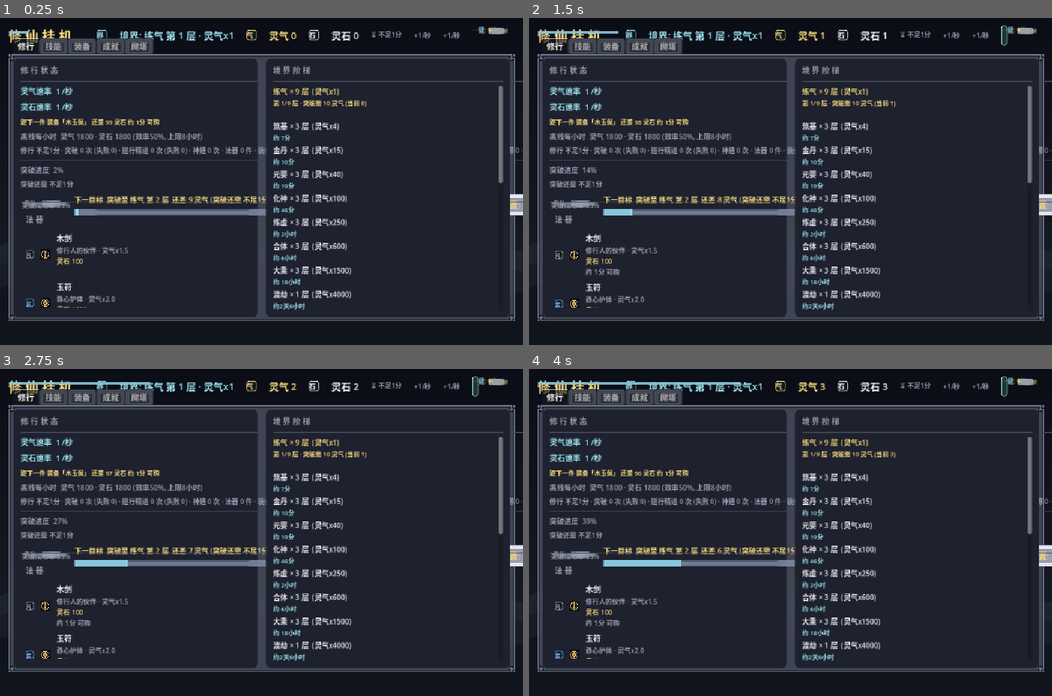
Above: before the commit, frames 1-4 (two rows, left to right).
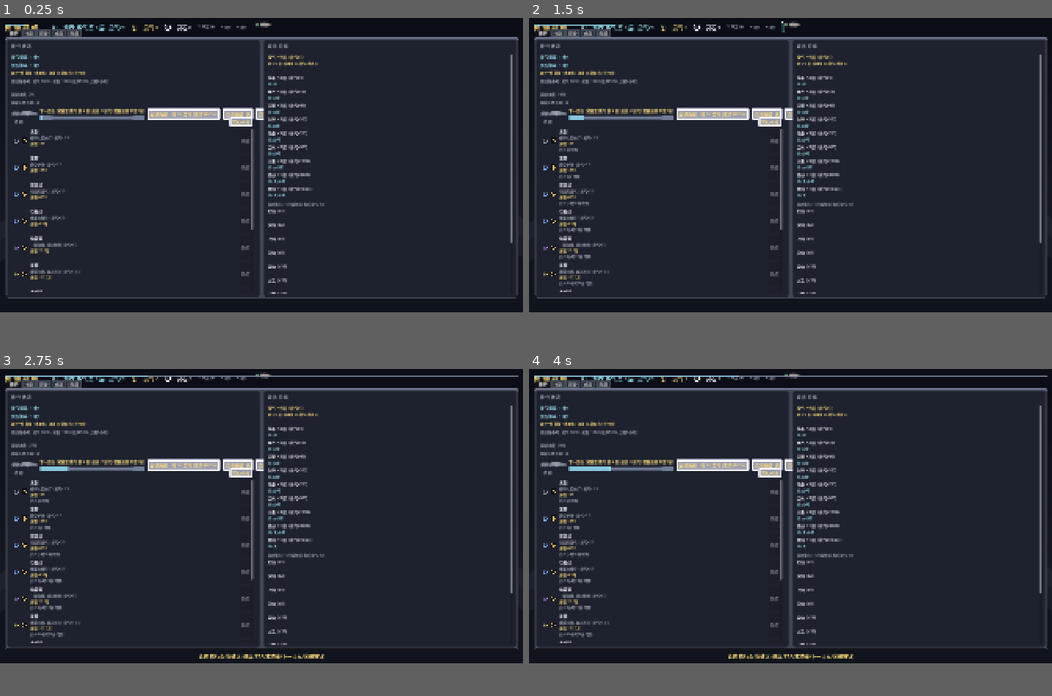
Above: after the commit, the same moments.

Repository: playerss/xiuxian-idle-godot
Game: Godot game, scene res://scenes/main.tscn
The game is run twice, just before and just after one commit, with the same random seed, the same clock (stepped at 60 frames per second) and the same inputs.
Inputs (mouse positions are in pixels of both pictures, inside the frame that each line leads up to):
- Up to frame 1 (0.25 s): no input
- Up to frame 2 (1.5 s): click (1004, 34) at 0.52 s; click (780, 27) at 1.27 s
- Up to frame 3 (2.75 s): click "领悟 11" at 2 s
- Up to frame 4 (4 s): click "神通 6" at 2.75 s; click "施展" at 3.5 s
In our replay, the window is 800x500 before the commit and 800x450 after it. These sizes can differ from the game's own. Grey fills any space a smaller window leaves; there, only what the larger window draws over its background counts as a difference.

The runs differ from the first frame. In frame 1, 19% of the frame differs, in the area x 1-100%, y 1-93%; in frame 2, 19%; in frame 3, 20%; in frame 4, 20%.

Commit message:
fix(机器试玩): 试玩首轮 2 处真修 + 试玩工具链 - project.godot 视口 1024x640->1920x1080 (UI 按 1920 设计, 小窗口下左列溢出把突破按钮推出可视区被右面板盖住, 真实窗口点击无响应) - main.gd 统计行 Label 加 autowrap+限宽 (stats 段数增多后单行 2261px 撑爆 2 倍左列, 同根因) - playtest_bot/seed/diag: 真实窗口 鼠标事件 点 UI + 类人节奏 三阶段挂机观测 (headless 测试盲区, 仅真实渲染/输入可测) 基线: selftest 11328 / stress 646 / ui_test 4418 / 冒烟 0 错

Diff:
--- a/project.godot
+++ b/project.godot
@@ -15,8 +15,8 @@
 
 [display]
 
-window/size/viewport_width=1024
-window/size/viewport_height=640
+window/size/viewport_width=1920
+window/size/viewport_height=1080
 window/stretch/mode="canvas_items"
 
 [gui]
--- /dev/null
+++ b/scenes/playtest_diag.tscn
@@ -0,0 +1,6 @@
+[gd_scene load_steps=2 format=3]
+
+[ext_resource type="Script" path="res://scripts/playtest_diag.gd" id="1_diag"]
+
+[node name="Diag" type="Node"]
+script = ExtResource("1_diag")
--- /dev/null
+++ b/scenes/playtest_run.tscn
@@ -0,0 +1,6 @@
+[gd_scene load_steps=2 format=3]
+
+[ext_resource type="Script" path="res://scripts/playtest_bot.gd" id="1_bot"]
+
+[node name="PlaytestBot" type="Node"]
+script = ExtResource("1_bot")
--- a/scripts/main.gd
+++ b/scripts/main.gd
@@ -928,7 +928,13 @@
 	_offline_tip = GameData.offline_preview_tip()
 	_offline_label.tooltip_text = _offline_tip_static + _offline_tip
 	# 打磨-14: 修行统计 (累计时长/突破/道行精进/神通/法器/装备, 持久化)
+	# 机器试玩修复: 统计行 随 打磨 段数 增多 变长, 若不 换行/限宽 会 把 左列 撑爆
+	# (曾 实测 2261px > 窗口 972px, 把 突破按钮 推入 右面板 底下 不可点),
+	# 现 限 可用宽 自动 换行 (text_overrun 省略 兜底 单段 超长)。
 	_stats_label = _label("", 13, DIM)
+	_stats_label.size_flags_horizontal = Control.SIZE_EXPAND_FILL
+	_stats_label.autowrap_mode = TextServer.AUTOWRAP_WORD_SMART
+	_stats_label.text_overrun_behavior = TextServer.OVERRUN_TRIM_ELLIPSIS
 	left.add_child(_stats_label)
 	_stats_label.tooltip_text = "修行统计自开荒起累计, 存档保存。\n突破: 境界层数成功次数 (含飞升; 括号内为 突破 失败 次数, 打磨-158)。\n道行精进: 飞升后道行阶段成功次数 (括号内为 道行 …(1955 unchanged characters)…
 	left.add_child(_sep())
--- /dev/null
+++ b/scripts/playtest_bot.gd
@@ -0,0 +1,236 @@
+extends Node
+## 机器试玩 bot：真实窗口渲染 + 真实鼠标事件点 UI + 类人节奏，长时间挂机观测。
+## 用法: DISPLAY=:99 ~/bin/godot --path . res://scenes/playtest_run.tscn
+## 离线模式: PLAYTEST_MODE=offline 时只跑 30 秒观测读档离线收益。
+## 输出: user://playtest/ (log.csv, shots/, results.json / offline.json)
+
+const TOTAL_SEC_DEFAULT := 1500.0  # 试玩总时长 (25 分钟)
+var _total_sec := TOTAL_SEC_DEFAULT   # PLAYTEST_SEC env 可覆盖
+const SNAP_EVERY := 5.0          # 快照采样间隔
+const SHOT_EVERY := 60.0         # 截图间隔
+const OUT_DIR := "user://playtest"
+
+var ui: Node = null
+var t := 0.0
+var _next_act := 5.0
+var _act_turn := 0
+var _next_shot := 3.0
+var _next_snap := 3.0
+var _clicks := 0
+var _fails: Array[String] = []
+var _shot_n := 0
+var _offline_mode := false
+var _plan_order: Array[String] = [
+	"TAB1", "一键领悟", "一键施展",
+	"TAB2", "一键购买", "一键最佳",
+	"TAB0", "突破", "TAB1", "一键神通",
+	"TAB4", "挑战", "TAB0",
+	"TAB3", "TAB0", "TAB4",
+]
+var _loiter_order: Array[String] = ["TAB1", "TAB2", "TAB4", "TAB0", "突破"]
+var _autos_set := false
+
+
+func _ready() -> void:
+	randomize()
+	seed(1337)
+	var sec_env: String = OS.get_environment("PLAYTEST_SEC")
+	if sec_env.is_valid_int():
+		_total_sec = maxf(30.0, float(sec_env.to_int()))
+	_offline_mode = OS.get_environment("PLAYTEST_MODE") == "offline"
+	DirAccess.make_dir_recursive_absolute(OUT_DIR)
+	DirAccess.make_dir_recursive_absolute(OUT_DIR + "/shots")
+	var main_sc := load("res://scenes/main.tscn")
+	ui = main_sc.instantiate()
+	add_child(ui)
+	if _offline_mode:
+		await get_tree().create_timer(30.0).timeout
+		_write_offline_json()
+		_take_shot("offline")
+		get_tree().quit()
+		return
+	var f := FileAccess.open(OUT_DIR + "/log.csv", FileAccess.WRITE)
+	if f:
+		f.store_line("t,fps,essence,stones,dao,ascended,realm,layer,play_sec,primary_gain,stone_gain,primary_spent,stone_spent,break_ok,break_fail,tower_win,tower_loss,tower_stone,skill_learn,item_buy,equip_buy,affix_drop,mat_gain,mat_spent")
+		f.close()
+	get_tree().create_timer(_total_sec).timeout.connect(_finish)
+
+
+func _process(_delta: float) -> void:
+	t += _delta
+	if _offline_mode:
+		return
+	if t >= _next_snap:
+		_next_snap += SNAP_EVERY
+		_snapshot()
+	if t >= _next_shot:
+		_next_shot += SHOT_EVERY
+		_take_shot("run")
+	if t >= _next_act:
+		_schedule_action()
+
+
+func _schedule_action() -> void:
+	var p1 := _total_sec * 0.12   # 阶段1 纯挂机观察
+	var p2 := _total_sec * 0.52   # 阶段2 点按钮巡游
+	if t < p1:
+		_next_act = t + randf_range(4.0, 8.0)
+		return
+	if t < p2:
+		_next_act = t + randf_range(3.0, 9.0)
+		_act(_plan_order[_act_turn % _plan_order.size()])
+		_act_turn += 1
+	else:
+		_next_act = t + randf_range(10.0, 20.0)
+		if not _autos_set:
+			for a in ["自动领悟", "自动施展", "自动爬塔", "自动购置", "自动突破"]:
+				_click_named(a)
+			_autos_set = true
+		else:
+			_act(_loiter_order[_act_turn % 5])
+			_act_turn += 1
+
+
+func _act(step: String) -> void:
+	if step == "TAB0":
+		_click_tab(0)
+	elif step == "TAB1":
+		_click_tab(1)
+	elif step == "TAB2":
+		_click_tab(2)
+	elif step == "TAB3":
+		_click_tab(3)
+	elif step == "TAB4":
+		_click_tab(4)
+	elif step == "突破":
+		_click_named("尝试突破")
+	else:
+		_click_named(step)
+
+
+func _finish() -> void:
+	var g: Node = get_node("/root/GameData")
+	g.save_game()
+	var res := {
+		"seconds": t, "clicks": _clicks, "fails": _fails,
+		"essence": g.essence, "stones": g.stones, "dao": g.dao, "ascended": g.ascended,
+		"realm": g.realm_idx, "layer": g.layer, "stats": g.stats,
+		"owned": g.owned.size(), "shots": _shot_n,
+	}
+	var f := FileAccess.open(OUT_DIR + "/results.json", FileAccess.WRITE)
+	if f:
+		f.store_string(JSON.stringify(res, "  "))
+		f.close()
+	print("PLAYTEST_DONE clicks=%d fails=%d" % [_clicks, _fails.size()])
+	get_tree().quit()
+
+
+# ---------- 真实输入：经 viewport.push_input 走 UI 命中测试 ----------
+
+func _hover(pos: Vector2) -> void:
+	var m := InputEventMouseMotion.new()
+	m.position = pos
+	m.global_position = pos
+	get_viewport().push_input(m)
+
+
+func _click_at(pos: Vector2) -> void:
+	_hover(pos + Vector2(randf_range(-2.0, 2.0), randf_range(-2.0, 2.0)))
+	var d := InputEventMouseButton.new()
+	d.button_index = MOUSE_BUTTON_LEFT
+	d.position = pos
+	d.global_position = pos
+	d.pressed = true
+	get_viewport().push_input(d)
+	var u := d.duplicate() as InputEventMouseButton
+	u.pressed = false
+	get_viewport().push_input(u)
+	_clicks += 1
+
+
+func _is_on_screen(n: Node) -> bool:
+	var p: Node = n
+	while p != null and p != ui:
+		if not (p as CanvasItem).is_visible_in_tree():
+			return false
+		p = p.get_parent()
+	return (n as Control).get_global_rect().size.x > 3
+
+
+func _all_buttons(n: Node, out: Array) -> void:
+	for c in n.get_children():
+		if c is Button:
+			out.append(c)
+		_all_buttons(c, out)
+
+
+func _click_named(prefix: String) -> void:
+	var btns: Array = []
+	_all_buttons(ui, btns)
+	for b in btns:
+		if not is_instance_valid(b) or not b.enabled or not _is_on_screen(b):
+			continue
+		if String(b.text).strip_edges().begins_with(prefix):
+			var g: Rect2 = (b as Control).get_global_rect()
+			if g.size.x < 3 or g.size.y < 3:
+				continue
+			_click_at(g.position + g.size * 0.5)
+			return
+	# 按钮存在但不可见/禁用不算 bug，静默跳过
+
+
+func _click_tab(i: int) -> void:
+	var tab: TabContainer = ui._tab
+	var tb: TabBar = tab.get_tab_bar()
+	var r: Rect2 = Rect2(tb.get_tab_rect(i))
+	var pos: Vector2 = tb.get_global_position() + r.position + r.size * 0.5
+	_click_at(pos)
+
+
+# ---------- 观测 ----------
+
+func _snapshot() -> void:
+	var g: Node = get_node("/root/GameData")
+	var st: Dictionary = g.stats
+	var row := [
+		str(int(t)), str(Engine.get_frames_per_second()),
+		str(g.essence), str(g.stones), str(g.dao), str(g.ascended), str(g.realm_idx), str(g.layer),
+		str(st.get("play_sec", 0)), str(st.get("primary_gain", 0)), str(st.get("stone_gain", 0)),
+		str(st.get("primary_spent", 0)), str(st.get("stone_spent", 0)),
+		str(st.get("break_ok", 0)), str(st.get("break_fail", 0)),
+		str(st.get("tower_win", 0)), str(st.get("tower_loss", 0)), str(st.get("tower_total_stone", 0)),
+		str(st.get("skill_learn", 0)), str(st.get("item_buy", 0)), str(st.get("equip_buy", 0)),
+		str(st.get("affix_drop", 0)), str(st.get("mat_gain", 0)), str(st.get("mat_spent", 0)),
+	]
+	var f := FileAccess.open(OUT_DIR + "/log.csv", FileAccess.READ_WRITE)
+	if f:
+		f.seek_end()
+		f.store_line(",".join(row))
+		f.close()
+
+
+func _take_shot(tag: String) -> void:
+	await RenderingServer.frame_post_draw
+	var img: Image = get_window().get_texture().get_image()
+	_shot_n += 1
+	var name := "%s_%04d.png" % [tag, int(t)]
+	var err := img.save_png(OUT_DIR + "/shots/" + name)
+	if err != OK:
+		_fails.append("shot err %d" % err)
+
+
+func _write_offline_json() -> void:
+	var g: Node = get_node("/root/GameData")
+	var d := {
+		"offline_sec": g._offline_sec, "qi": g._offline_qi, "stone": g._offline_stone,
+		"essence": g.essence, "stones": g.stones,
+		"stats_offline_qi": g.stats.get("offline_total_qi", 0),
+		"stats_offline_stone": g.stats.get("offline_total_stone", 0),
+		"stats_offline_sec": g.stats.get("offline_total_sec", 0),
+		"play_sec": g.stats.get("play_sec", 0),
+	}
+	var f := FileAccess.open(OUT_DIR + "/offline.json", FileAccess.WRITE)
+	if f:
+		f.store_string(JSON.stringify(d))
+		f.close()
+	print("PLAYTEST_OFFLINE " + JSON.stringify(d))
--- /dev/null
+++ b/scripts/playtest_diag.gd
@@ -0,0 +1,20 @@
+extends Node
+var ui: Node = null
+
+
+func _ready() -> void:
+	var main_sc := load("res://scenes/main.tscn")
+	ui = main_sc.instantiate()
+	add_child(ui)
+	await get_tree().process_frame
+	await get_tree().create_timer(0.6).timeout
+	var bp: Panel = ui._break_panel
+	print("break_panel g=", bp.get_global_rect(), " size=", bp.size, " children=", bp.get_child_count())
+	var bb: Control = bp.get_child(0)
+	print("break_box  g=", bb.get_global_rect(), " size=", bb.size)
+	for c in bb.get_children():
+		if c is Button:
+			print("  btn ", String(c.text).left(10), " g=", c.get_global_rect())
+	var lp: Control = bp.get_parent()
+	print("parent chain: ", lp.get_name(), " g=", (lp as Control).get_global_rect())
+	get_tree().quit()
--- /dev/null
+++ b/scripts/playtest_seed.gd
@@ -0,0 +1,44 @@
+extends SceneTree
+## 试玩播种：构造"金丹第2层 + 塔 140 层 + 词缀 3 件"的中期玩家档，写入 user://save.json。
+## 用法: ~/bin/godot --headless --path . -s res://scripts/playtest_seed.gd
+
+func _init() -> void:
+	var g = load("res://scripts/game_data.gd").new()
+	root.add_child(g)
+	g._ready()
+	g.affix_bag.clear()
+	g.affix_load.clear()
+	g.slot_upgrades.clear()
+	g.seen_affixes.clear()
+	g.realm_idx = 2       # 金丹
+	g.layer = 2
+	g.essence = 1.3 * g.breakthrough_cost()
+	g.stones = 30000.0
+	g.learned.clear()
+	for id in ["sword_0_0", "sword_1_1", "sword_2_0", "sword_2_3",
+			"spell_0_0", "spell_1_2", "mind_0_0", "mind_1_0",
+			"mind_2_1", "body_0_1", "body_1_3", "divine_2_2"]:
+		if g.skill_by_id.has(id):
+			g.learned.append(id)
+	g.tower_fixed_floor = 140
+	g.tower_endless_floor = 56
+	g.tower_endless_best = 55
+	g.auto_cast = false
+	g.auto_learn = false
+	g.auto_break = false
+	g.auto_buy = false
+	g.auto_tower = false
+	g.affix_add("af_qi_rate_1_1", 2)
+	g.affix_add("af_atk_1_0", 1)
+	g.buy_equipment("weapon_2_1")
+	g.buy_equipment("robe_1_2")
+	g.buy_equipment("amulet_3_0")
+	g.buy_equipment("bead_2_1")
+	g.try_buy_item("wooden_sword")
+	g.try_buy_item("jade_talisman")
+	g.stats = {"play_sec": 193560.0, "break_ok": 12.0, "break_fail": 5.0, "tower_win": 260.0, "tower_loss": 40.0}
+	g.check_achievements()
+	g.save_game()
+	print("SEEDED realm=%d layer=%d essence=%.0f stones=%.0f owned_eq=%d learned=%d" % [g.realm_idx, g.layer, g.essence, g.stones, g.owned_eq.size(), g.learned.size()])
+	g.queue_free()
+	quit(0)
